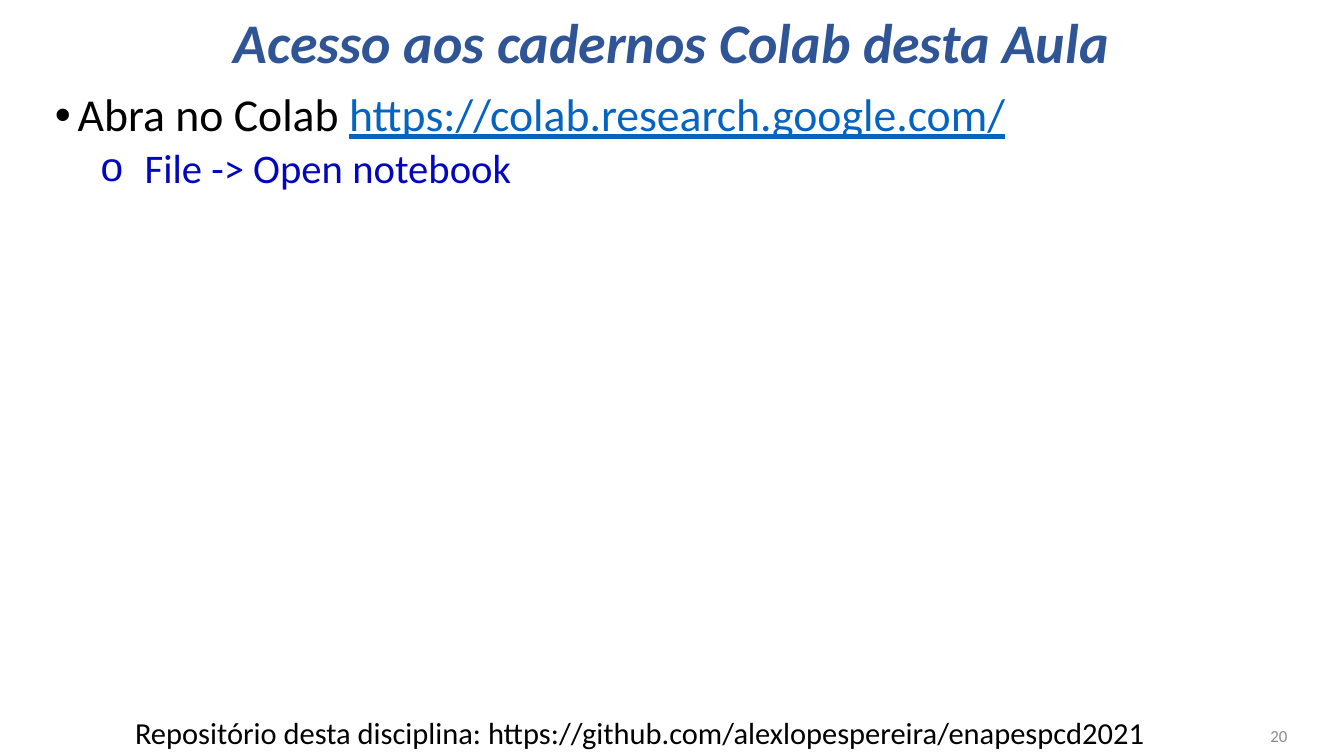
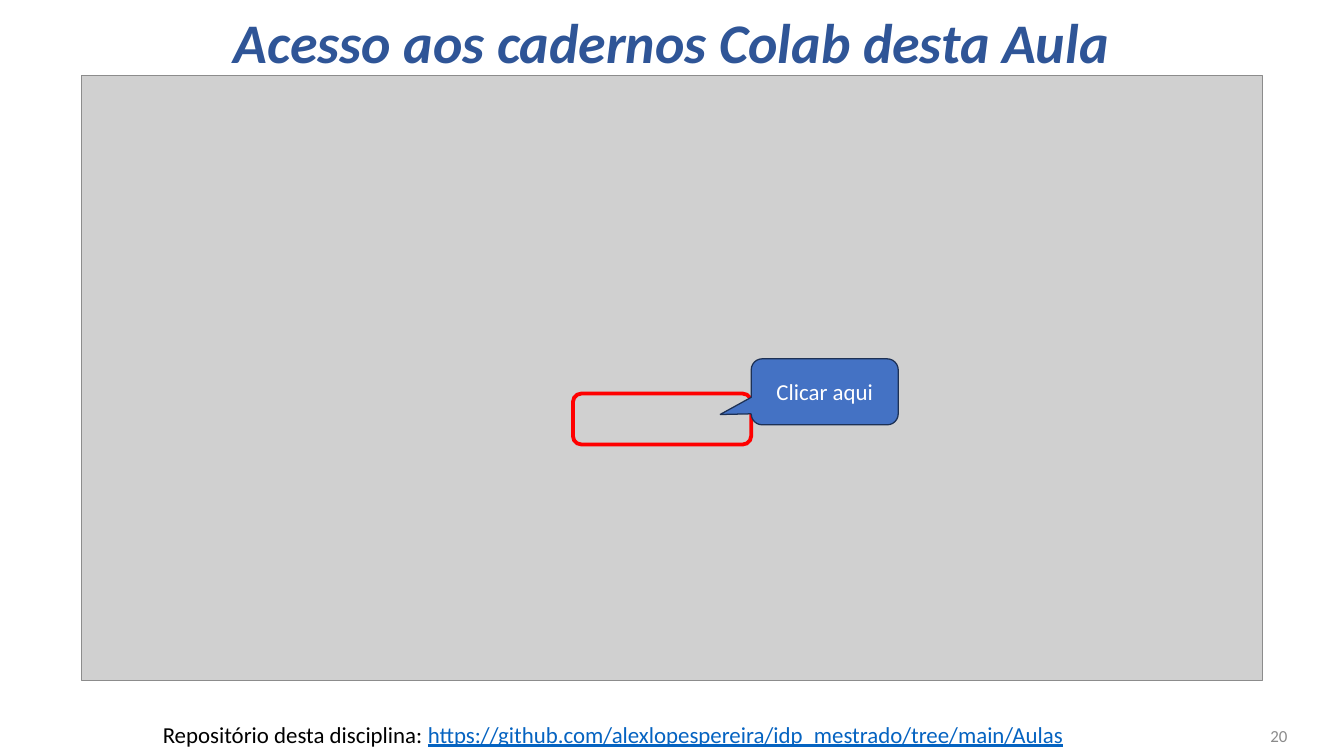
Before and after one commit to fabriciosantana/mcdia-python, a slide deck: slide 20 of Aulas/Aula2/Aula02_Python_Parte1.pptx. Drawn at 1344x756 pixels with LibreOffice and Linux fonts; fonts in the diff are those of the drawing; grey boxes stand for pictures. Boxes give left, top, right and bottom in pixels: in the first picture for what was removed or moved away, otherwise in the second. Text is boxed around its words. In the diff, an @@ line names an element or a change of style, - is before the commit and + after.

```diff
--- a/Aulas/Aula2/Aula02_Python_Parte1.pptx
+++ b/Aulas/Aula2/Aula02_Python_Parte1.pptx
@@ picture added at bbox=[81, 75, 1262, 681] @@
@@ text removed at bbox=[78, 99, 1005, 190] @@
-• Abra no Colab https://colab.research.google.com/
-  o File -> Open notebook
@@ rounded speech box added at bbox=[752, 358, 899, 424], fill #4472C4, outline #1E3256 1 pt, 18 pt, text #FFFFFF @@
+Clicar aqui
@@ rounded rectangle added at bbox=[573, 393, 752, 444], outline #FF0000 3 pt @@
@@ text at bbox=[163, 727, 1063, 747]: text changed; size 24 to 18 pt; text colour #000000 to #0563C1 @@
-Repositório desta disciplina: https://github.com/alexlopespereira/enapespcd2021
+Repositório desta disciplina: https://github.com/alexlopespereira/idp_mestrado/tree/main/Aulas
```
Also in this commit, not shown: 2 other slides changed, 1 slide removed, 1 other file.
